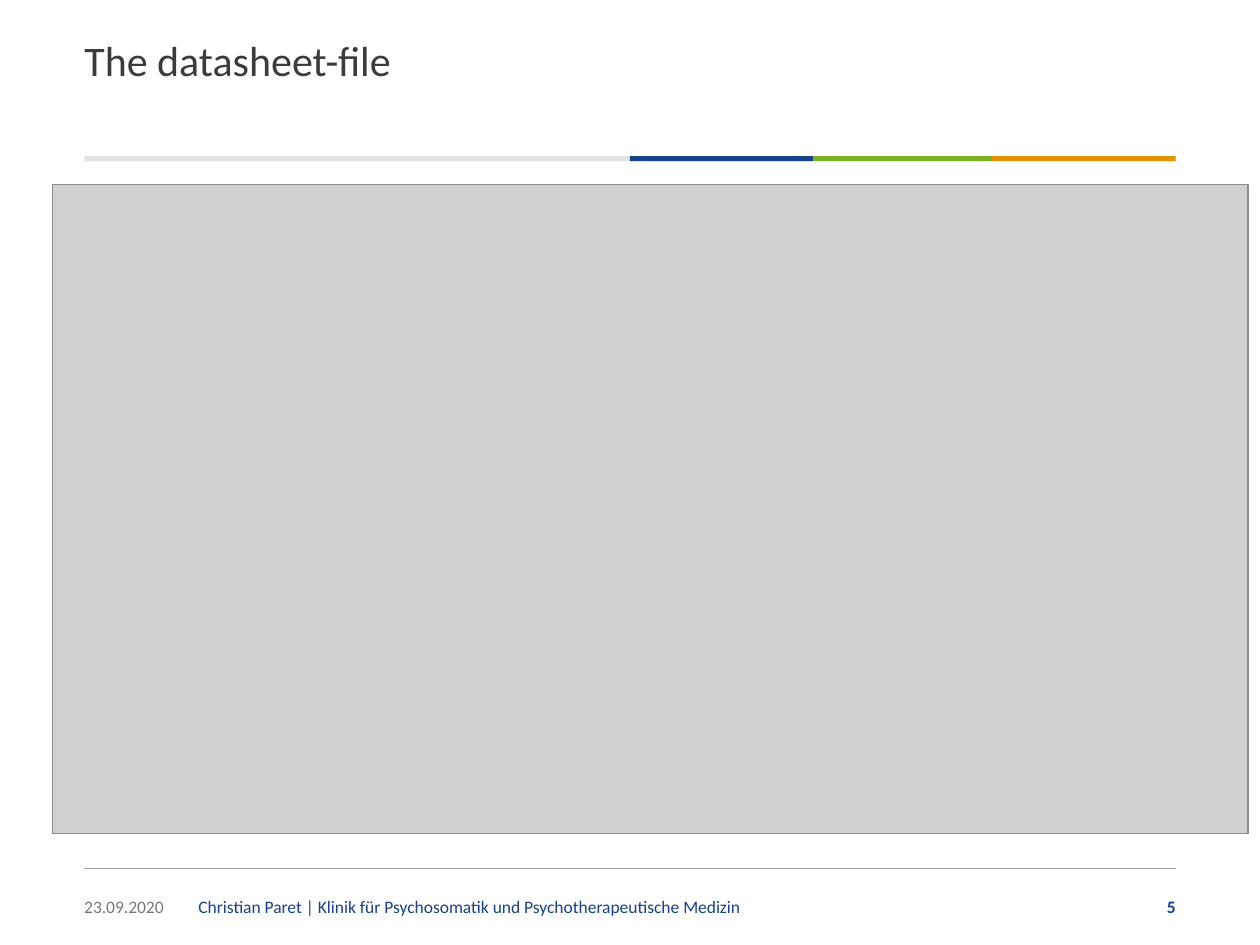
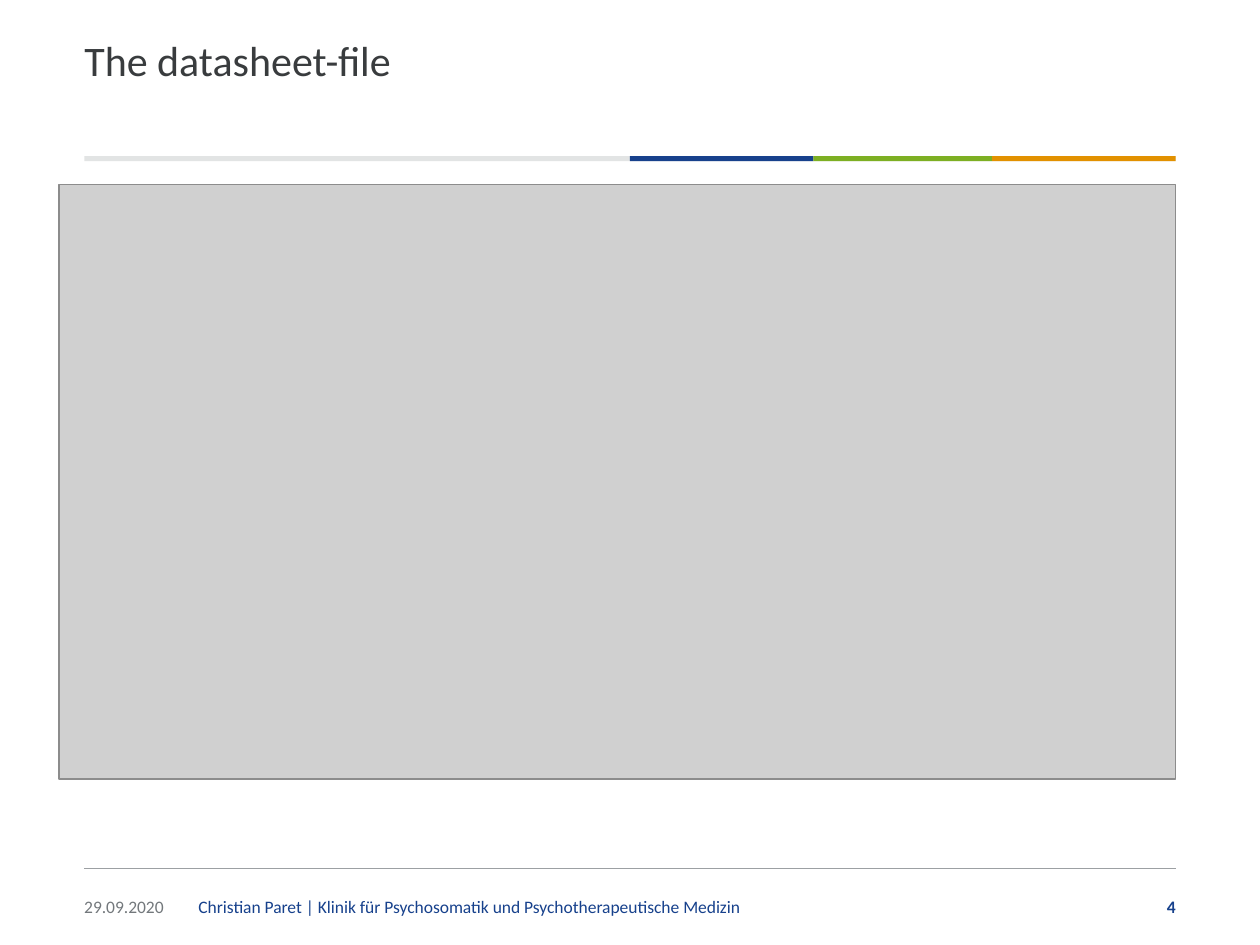
Before and after one commit to christianparet/RaBIDS, a slide deck: slide 4 of manuals/Introduction to RaBIDS.pptx (slide 5 before the commit). Drawn at 1260x945 pixels with LibreOffice and Linux fonts; fonts in the diff are those of the drawing; grey boxes stand for pictures; background and template pictures are left out. Boxes give left, top, right and bottom in pixels: in the first picture for what was removed or moved away, otherwise in the second. Text is boxed around its words. In the diff, an @@ line names an element or a change of style, - is before the commit and + after.

```diff
--- a/manuals/Introduction to RaBIDS.pptx
+++ b/manuals/Introduction to RaBIDS.pptx
@@ picture resized from (x1=53, y1=185, x2=1249, y2=834) to (x1=59, y1=185, x2=1176, y2=780) @@
@@ text at (x1=84, y1=901, x2=163, y2=913): text changed @@
-23.09.2020
+29.09.2020
@@ page number at (x1=1167, y1=901, x2=1176, y2=913): text changed @@
-5
+4
```
Also in this commit, not shown: 3 other slides changed, 5 slides added, 1 other file.
